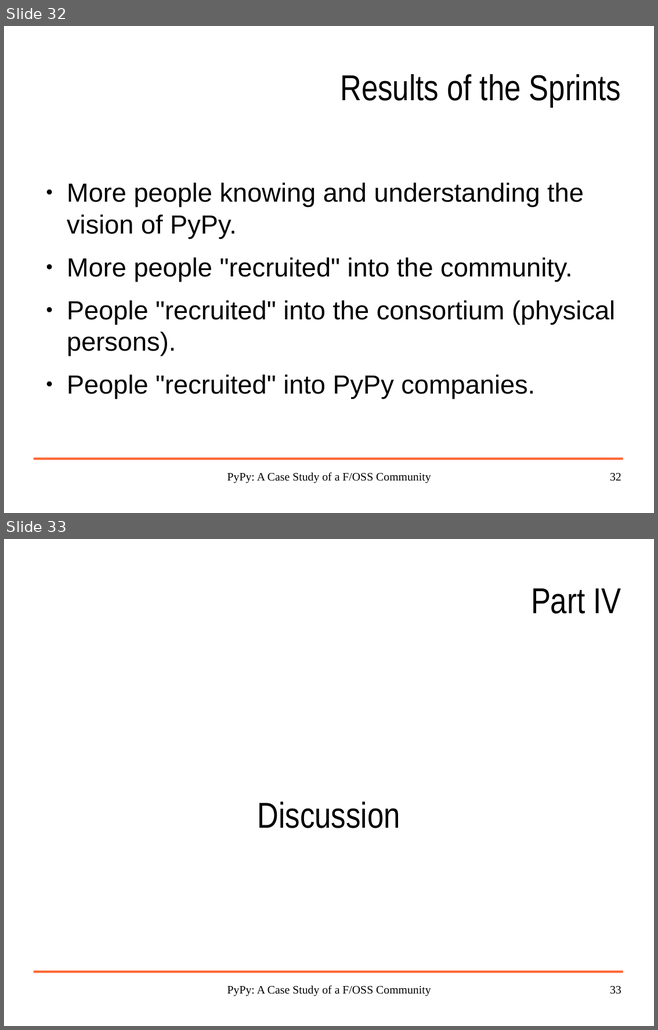
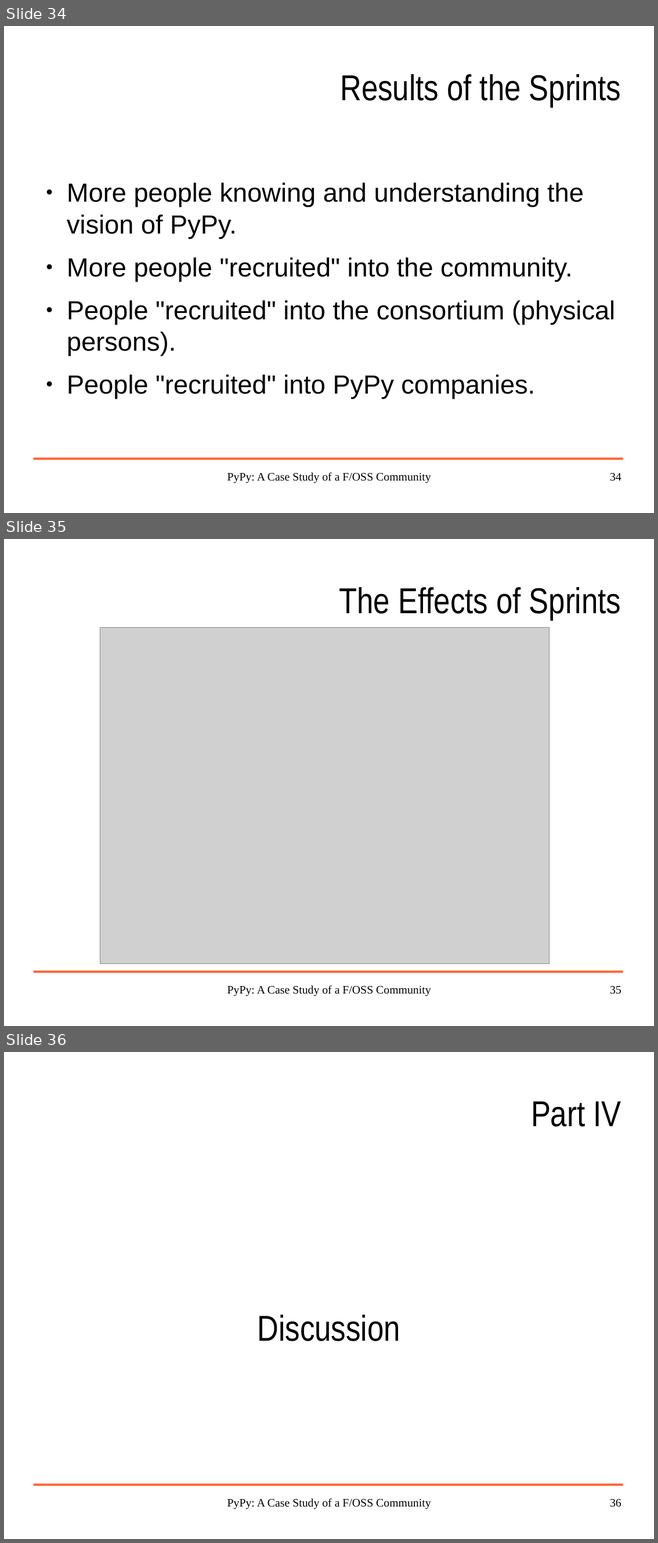
Before and after one commit to wdv4758h/pypy-extradoc, a slide deck: talk/pypy_euworkshop_2005-12-08/pypy-brussels-2005-12-08.odp. Shown one above the other, each under a label of ours: slides 32 and 33 before the commit, slides 34, 35 and 36 after it. The pictures are 658x1030 and 658x1543 pixels, drawn with LibreOffice and Linux fonts; fonts in the diff are those of the drawing; grey boxes stand for pictures; background and template pictures are left out. Boxes give left, top, right and bottom in pixels: in the first picture for what was removed or moved away, otherwise in the second. Text is boxed around its words. In the diff, an @@ line names an element or a change of style, - is before the commit and + after.

```diff
--- a/talk/pypy_euworkshop_2005-12-08/pypy-brussels-2005-12-08.odp
+++ b/talk/pypy_euworkshop_2005-12-08/pypy-brussels-2005-12-08.odp
@@ slide 35 added at (4, 539, 654, 1026), background #FFFFFF; not listed: 1 template element that a slide beside it also shows @@
@@ title added at (339, 587, 621, 620), 44 pt, text #000000 @@
+The Effects of Sprints
@@ picture added at (100, 627, 549, 964) @@
@@ text added at (227, 986, 431, 997), 14 pt, text #000000 @@
+PyPy: A Case Study of a F/OSS Community
@@ page number added at (610, 986, 621, 994), 14 pt, text #000000 @@
+35
@@ what was slide 32 is now slide 34 @@
@@ page number at (610, 473, 621, 481): text changed @@
-32
+34
@@ what was slide 33 is now slide 36 @@
@@ page number at (610, 1499, 621, 1507): text changed @@
-33
+36
```
Also in this commit, not shown: 3 slides changed, 2 other slides added, 1 other file.
